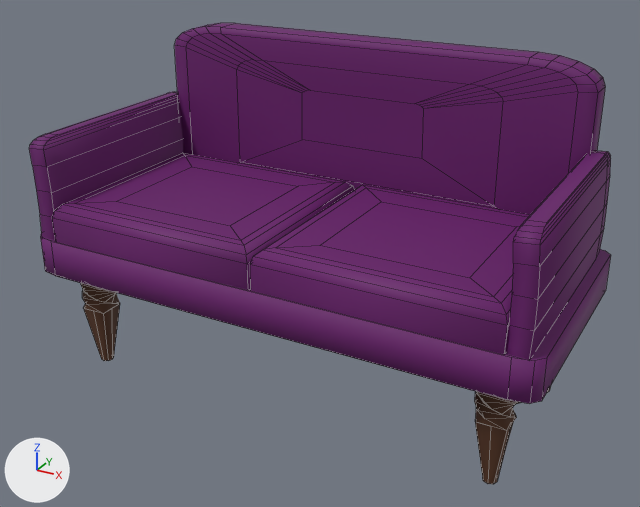
The FBX model Assets/Resources/Models/comfysofa.fbx as it was, and as the next commit left it.
The view is the same before and after, from a 50 mm lens placed at (0.878, -1.659, 1.103), pointed at (0.016, -0.092, 0.319). The axes (+X, +Y, +Z) are drawn at lower left. The lights are the same throughout. Mesh edges are drawn as thin lines.

The scene before the commit, as lines of its bpy script (objects in view):
```python
mat_comfy = principled_material('Comfy')
mat_comfy.base_color = (0.139, 0.00776, 0.147)  # dark purple #68166b
mat_comfy.roughness = 0.69
me_cube_000 = bpy.data.meshes.new('Cube.000')
me_cube_000.from_pydata(...)  # 500 vertices, 445 faces; spans x -0.583..0.583, y -0.349..0.201, z 0.001..0.744
# faces by material slot: [269, 176]
me_cube_000.materials.append(mat_comfy)  # dark purple #68166b
me_cube_000.materials.append(mat_wood)  # brown #57341e
ob_cube_009 = bpy.data.objects.new('Cube.009', me_cube_000)
ob_cube_009.location = (0.0, 0.0, 0.0)
```
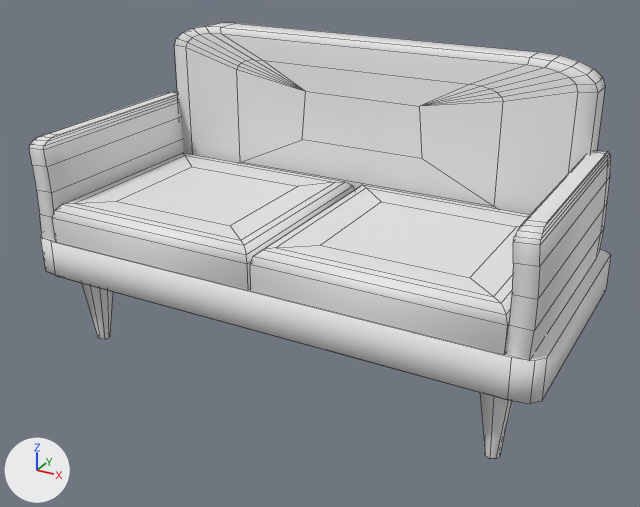
Where the newer file only moved an object's origin or applied its transform, the numbers keep the older frame.

Where the change shows, as pixel boxes (x1, y1, x2, y2) in the pictures (640 x 507 px; the box of a moved part takes in the faces that stretch with it):
'Cube.009', recoloured, reshaped (purple to white): before (29, 23, 611, 484); after (29, 23, 611, 459)
part 1 of me_cube_000, rebuilt: before (81, 283, 120, 361); after (82, 283, 113, 339)
part 2 of me_cube_000, rebuilt: before (475, 392, 520, 484); after (480, 393, 513, 459)
part 3 of me_cube_000, moved or reshaped: (237, 60, 503, 206) in both

The change, as a diff of the scene's bpy script:
```diff
--- a/Assets/Resources/Models/comfysofa.fbx.py
+++ b/Assets/Resources/Models/comfysofa.fbx.py
@@ mat_comfy @@
 mat_comfy = principled_material('Comfy')
-mat_comfy.base_color = (0.139, 0.00776, 0.147)  # dark purple #68166b
+mat_comfy.base_color = (0.8, 0.8, 0.8)  # white #e7e7e7
 mat_comfy.roughness = 0.69
@@ me_cube_000 @@
 # used by ob_cube_009; location = (0.0, 0.0, 0.0)
-me_cube_000.from_pydata(...)  # 500 vertices, 445 faces; spans x -0.583..0.583, y -0.349..0.201, z 0.001..0.744
+me_cube_000.from_pydata(...)  # 350 vertices, 301 faces; spans x -0.583..0.583, y -0.349..0.201, z 0.06..0.744
+# me_cube_000 part 1: the loose piece of 52 vertices spanning x -0.524..-0.439, y -0.303..-0.218, z 0.001..0.231 is rebuilt with 16 vertices and now spans x -0.516..-0.455, y -0.292..-0.23, z 0.06..0.238, in mat_comfy (white #e7e7e7)
+# me_cube_000 part 2: the loose piece of 52 vertices spanning x 0.445..0.529, y -0.303..-0.218, z 0.001..0.231 is rebuilt with 16 vertices and now spans x 0.456..0.518, y -0.292..-0.23, z 0.06..0.238, in mat_comfy (white #e7e7e7)
+# me_cube_000 part 3
+# 8 vertices are removed from x -0.154..0.154, y 0.13, z 0.61..0.619
+# 14 faces are deleted
+# 2 vertices are added at (-0.144, 0.13, 0.615), (0.144, 0.13, 0.615)
+# 14 new faces join them
 me_cube_000.materials.append(mat_comfy)
-me_cube_000.materials.append(mat_wood)  # brown #57341e
```
